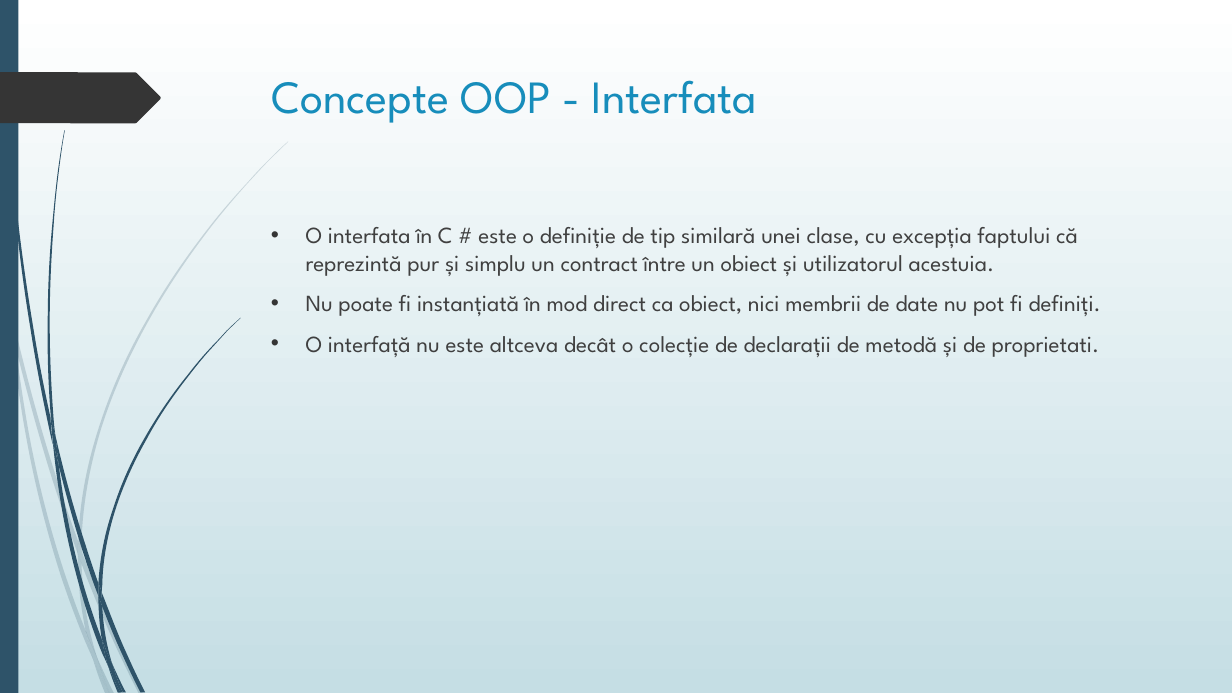
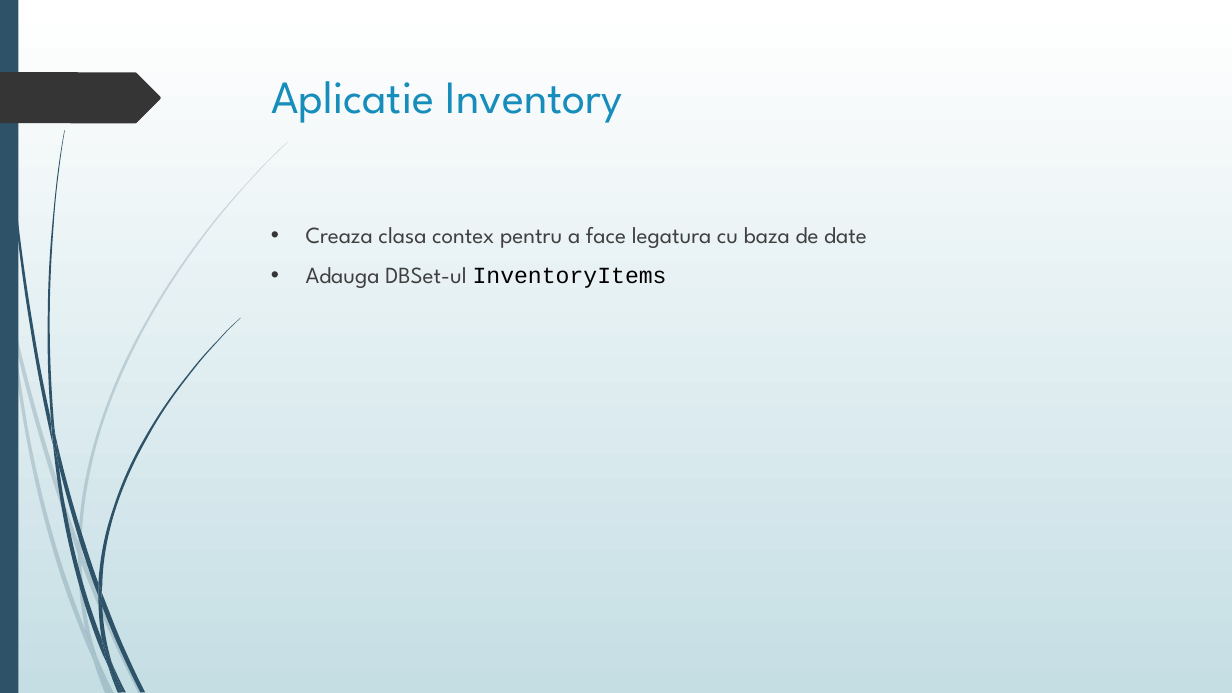
Before and after one commit to cchw01/cursuripractica2024, a slide deck: slide 8 of Curs C#/PrezentareNetCoreEFCore 2 1.pptx (slide 9 before the commit). Drawn at 1232x693 pixels with LibreOffice and Linux fonts; fonts in the diff are those of the drawing. Boxes give left, top, right and bottom in pixels: in the first picture for what was removed or moved away, otherwise in the second. Text is boxed around its words. In the diff, an @@ line names an element or a change of style, - is before the commit and + after.

```diff
--- a/Curs C#/PrezentareNetCoreEFCore 2 1.pptx
+++ b/Curs C#/PrezentareNetCoreEFCore 2 1.pptx
@@ title at (271, 81, 623, 123): text changed @@
-Concepte OOP - Interfata
+Aplicatie Inventory
@@ text at (306, 227, 867, 288): text changed @@
-• O interfata în C # este o definiție de tip similară unei clase, cu excepția faptului că reprezintă pur și simplu un contract între un obiect și utilizatorul acestuia.
-• Nu poate fi instanțiată în mod direct ca obiect, nici membrii de date nu pot fi definiți.
-• O interfață nu este altceva decât o colecție de declarații de metodă și de proprietati.
+• Creaza clasa contex pentru a face legatura cu baza de date
+• Adauga DBSet-ul InventoryItems
```
Also in this commit, not shown: 7 other slides changed, 14 slides added, 22 slides removed.
